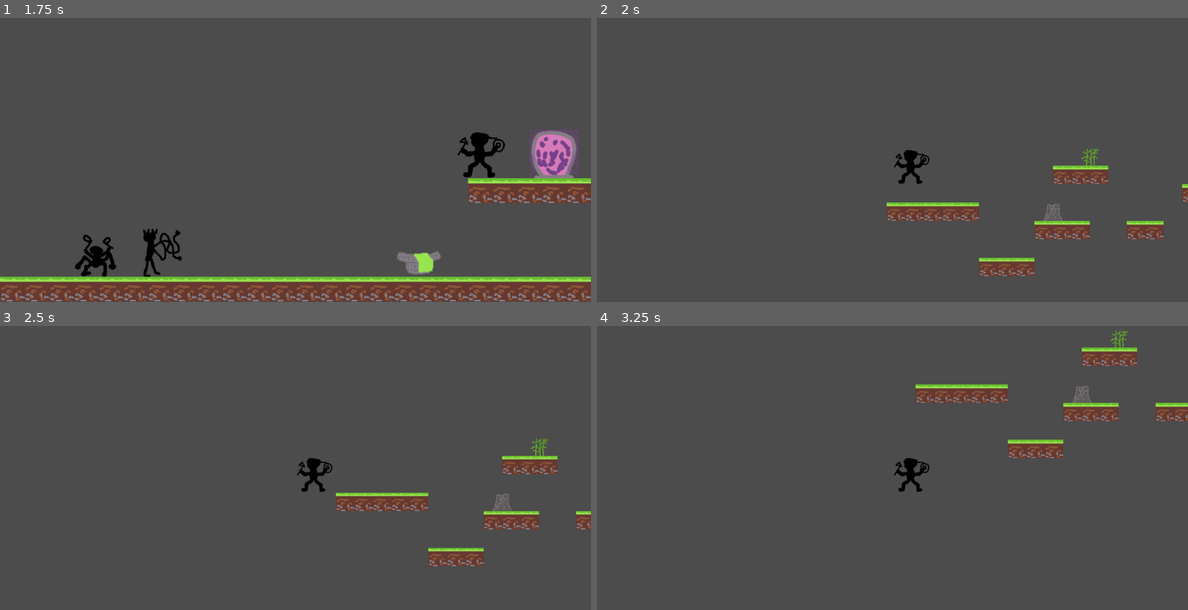
Above: before the commit, frames 1-4 (two rows, left to right).
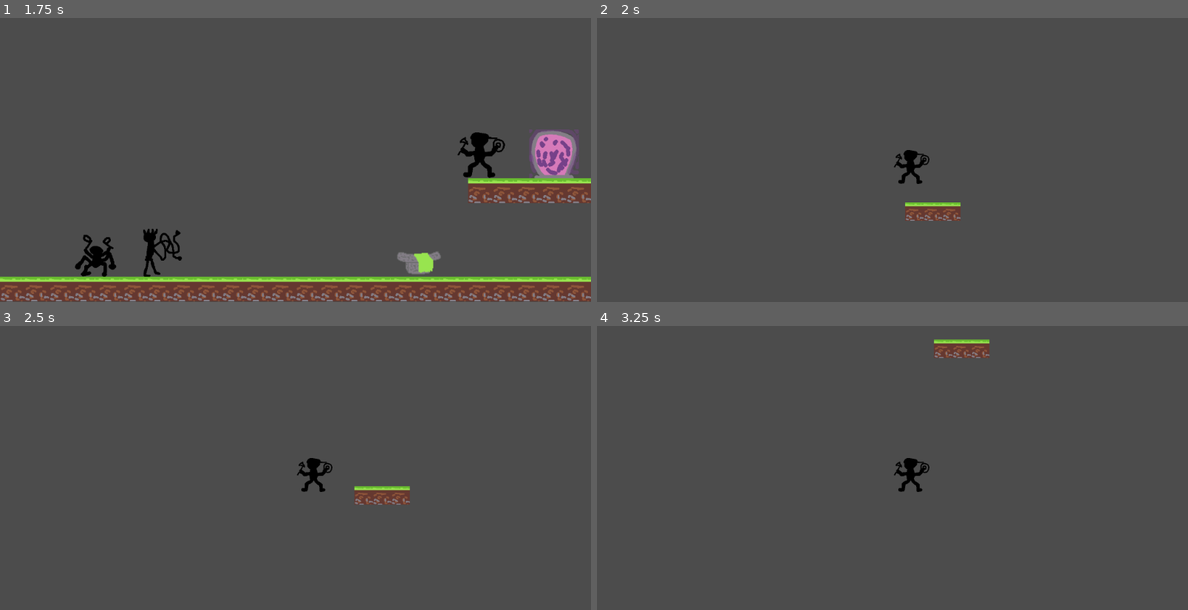
Above: after the commit, the same moments.

Repository: judo347/Project-GatheringPlatform
Game: Godot game, scene res://gamefiles/scenes/World.tscn
Same seed, same stepped clock (60 frames per second), same inputs: the game is played once before the commit and once after it.
Inputs:
- Up to frame 1 (1.75 s): hold Right (ui_right) from 0.53 s (still down); tap Up (ui_up) at 0.77, 1.52 s
- Up to frame 2 (2 s): keep holding Right (ui_right)
- Up to frame 3 (2.5 s): release Right (ui_right) at 2.03 s; hold Left (ui_left) from 2.03 s (still down)
- Up to frame 4 (3.25 s): release Left (ui_left) at 2.78 s; hold Right (ui_right) from 2.78 s (still down); tap Up (ui_up) at 3.02 s

Frame 1 is identical in both runs. In frame 2, 2.8% of the frame differs, in the area x 49-100%, y 45-91%; in frame 3, 3.2%; in frame 4, 3.9%, in the area x 53-100%, y 1-47%.

Commit message:
Added basic tool for level generation

Diff:
--- /dev/null
+++ b/Project-Gathering Platform/gamefiles/scenes/GeneratedLevelTemplate.tscn
@@ -0,0 +1,37 @@
+[gd_scene load_steps=6 format=2]
+
+[ext_resource path="res://gamefiles/scripts/level_generator.gd" type="Script" id=1]
+[ext_resource path="res://gamefiles/tilesets/tileset02.tres" type="TileSet" id=2]
+[ext_resource path="res://gamefiles/scenes/Player.tscn" type="PackedScene" id=3]
+[ext_resource path="res://gamefiles/scripts/Killzone.gd" type="Script" id=4]
+
+[sub_resource type="LineShape2D" id=1]
+
+[node name="Level" type="Node2D"]
+script = ExtResource( 1 )
+
+[node name="TileMap" type="TileMap" parent="."]
+tile_set = ExtResource( 2 )
+format = 1
+
+[node name="Player" parent="." instance=ExtResource( 3 )]
+editor/display_folded = true
+
+[node name="Camera2D" type="Camera2D" parent="Player"]
+position = Vector2( -64, -128 )
+current = true
+zoom = Vector2( 2, 2 )
+drag_margin_top = 1.0
+drag_margin_bottom = 1.0
+
+[node name="Killzone_ground" type="Area2D" parent="."]
+position = Vector2( 4256, 640 )
+__meta__ = {
+"_edit_group_": true
+}
+
+[node name="CollisionShape2D" type="CollisionShape2D" parent="Killzone_ground"]
+scale = Vector2( 50, 1 )
+shape = SubResource( 1 )
+script = ExtResource( 4 )
+[connection signal="body_entered" from="Killzone_ground" to="Killzone_ground/CollisionShape2D" method="_on_Killzone_ground_body_entered"]
--- /dev/null
+++ b/Project-Gathering Platform/gamefiles/scenes/game_objects/Material.tscn
@@ -0,0 +1,19 @@
+[gd_scene load_steps=4 format=2]
+
+[ext_resource path="res://gamefiles/scripts/Material.gd" type="Script" id=1]
+[ext_resource path="res://resources/01/Material001.png" type="Texture" id=2]
+
+[sub_resource type="RectangleShape2D" id=1]
+extents = Vector2( 32, 32 )
+
+[node name="Material" type="Area2D"]
+script = ExtResource( 1 )
+__meta__ = {
+"_edit_group_": true
+}
+
+[node name="Sprite" type="Sprite" parent="."]
+texture = ExtResource( 2 )
+
+[node name="CollisionShape2D" type="CollisionShape2D" parent="."]
+shape = SubResource( 1 )
--- a/Project-Gathering Platform/gamefiles/scripts/Material.gd
+++ b/Project-Gathering Platform/gamefiles/scripts/Material.gd
@@ -5,6 +5,11 @@
 
 func set_material_type(type):
 	material_type = type
+	# Change texture to match type
+	match type:
+		enums.MaterialEnum.GRASS: get_node("Sprite").texture = global_variables.material_one_grass_texture
+		enums.MaterialEnum.STONE: get_node("Sprite").texture = global_variables.material_two_stone_texture
+		enums.MaterialEnum.WOOD: get_node("Sprite").texture = global_variables.material_three_wood_texture
 
 func set_material_yeild(amount):
 	material_amount = amount
--- a/Project-Gathering Platform/gamefiles/scripts/Portal.gd
+++ b/Project-Gathering Platform/gamefiles/scripts/Portal.gd
@@ -4,4 +4,4 @@
 	var bodies = get_overlapping_bodies()
 	for body in bodies:
 		if body.name == "Player":
-			get_tree().change_scene("gamefiles/scenes/Level.tscn")
+			get_tree().change_scene("gamefiles/scenes/GeneratedLevelTemplate.tscn")
--- a/Project-Gathering Platform/gamefiles/scripts/autoload/global_variables.gd
+++ b/Project-Gathering Platform/gamefiles/scripts/autoload/global_variables.gd
@@ -5,3 +5,7 @@
 var player_character_texture_one = load("res://resources/01/Character001.png")
 var player_character_texture_two = load("res://resources/01/Character002.png")
 var player_character_texture_three = load("res://resources/01/Character003.png")
+
+var material_one_grass_texture = load("res://resources/01/Material001.png")
+var material_two_stone_texture = load("res://resources/01/Material002.png")
+var material_three_wood_texture = load("res://resources/01/Material003.png")
--- /dev/null
+++ b/Project-Gathering Platform/gamefiles/scripts/level_generator.gd
@@ -0,0 +1,51 @@
+extends Node
+
+onready var map = get_node("TileMap")
+
+# Declare member variables here. Examples:
+# var a = 2
+# var b = "text"
+
+# Called when the node enters the scene tree for the first time.
+func _ready():
+	populate_scene()
+
+# Called every frame. 'delta' is the elapsed time since the previous frame.
+#func _process(delta):
+#	pass
+
+func populate_scene():
+
+	place_material(Vector2(200, 0), enums.MaterialEnum.GRASS)
+	place_material_with_amount(Vector2(200, -100), enums.MaterialEnum.STONE, 10)
+	place_material(Vector2(200, 100), enums.MaterialEnum.WOOD)
+
+	place_tile(Vector2(0,2))
+	place_tile(Vector2(1,2))
+	place_tile(Vector2(2,2))
+
+# Places a tile on the given position
+# params: pos: Vector2(x,y)
+func place_tile(pos):
+	map.set_cellv(pos, 0)
+
+# Instantiates and places a material on the given location
+# params; pos: Vector2(x,y); type: MaterialEnum;
+func place_material(pos, type):
+	place_material_with_amount(pos, type, 5)
+
+# params; pos: Vector2(x,y); type: MaterialEnum; amount: int
+func place_material_with_amount(pos, type, amount):
+	# Instantiate
+	var material_scene = load("res://gamefiles/scenes/game_objects/Material.tscn")
+	var material_scene_instanced = material_scene.instance()
+
+	# Modify based on type
+	material_scene_instanced.set_material_type(type)
+	material_scene_instanced.set_material_yeild(amount)
+
+	# Set postition
+	material_scene_instanced.global_translate(pos)
+
+	# Add to level
+	.add_child(material_scene_instanced)
